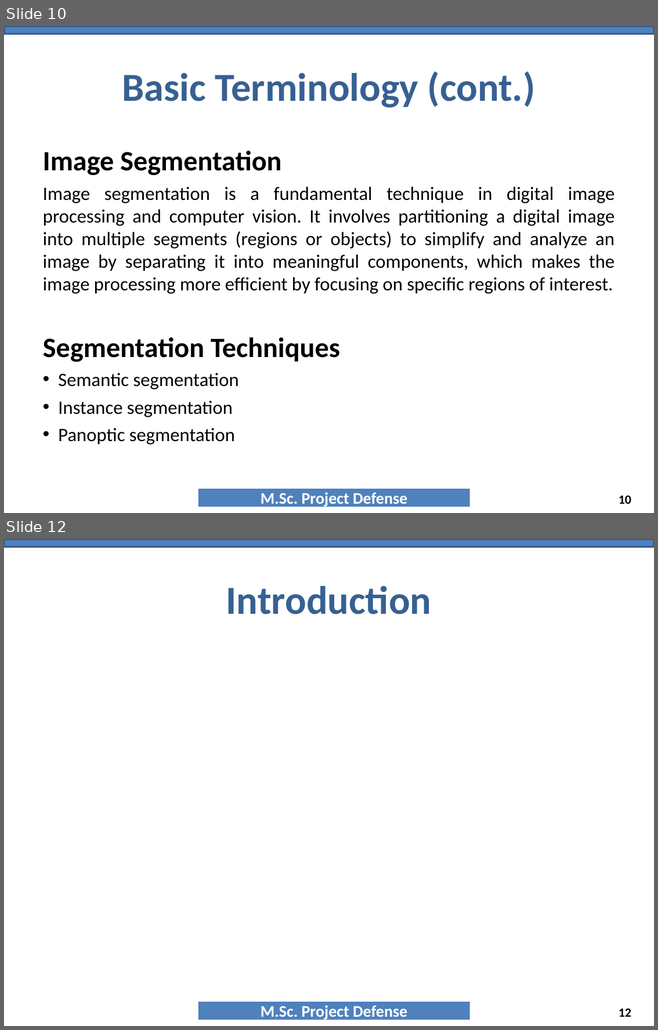
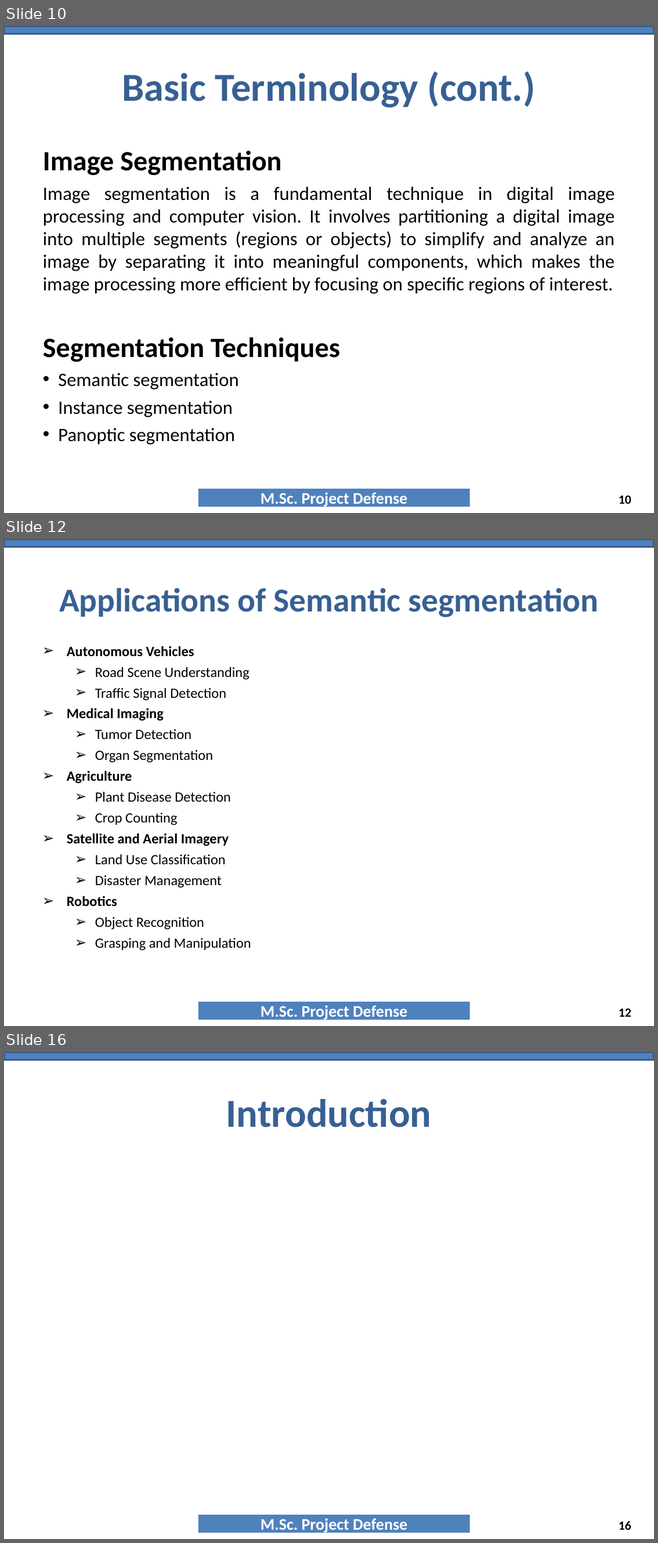
Before and after one commit to NAYANCSE27/msc-project, a slide deck: 9_PresentationTemplate_MscProject_CSE-057443.ppt. Shown one above the other, each under a label of ours: slides 10 and 12 before the commit, slides 10, 12 and 16 after it; the slides between them are not shown. The pictures are 658x1030 and 658x1543 pixels, drawn with LibreOffice and Linux fonts; fonts in the diff are those of the drawing; background and template pictures are left out. Boxes give left, top, right and bottom in pixels: in the first picture for what was removed or moved away, otherwise in the second. Text is boxed around its words. In the diff, an @@ line names an element or a change of style, - is before the commit and + after.

```diff
--- a/9_PresentationTemplate_MscProject_CSE-057443.ppt
+++ b/9_PresentationTemplate_MscProject_CSE-057443.ppt
@@ slide 12 added at (4, 539, 654, 1026), background #FFFFFF; not listed: 2 template elements that a slide beside it also shows @@
@@ title added at (59, 588, 598, 617), 37 pt, text #376092, bold @@
+Applications of Semantic segmentation
@@ text added at (67, 646, 251, 951), 15.7 pt, text #000000 @@
+➢ Autonomous Vehicles
+  ➢ Road Scene Understanding
+  ➢ Traffic Signal Detection
+➢ Medical Imaging
+  ➢ Tumor Detection
+  ➢ Organ Segmentation
+➢ Agriculture
+  ➢ Plant Disease Detection
+  ➢ Crop Counting
+➢ Satellite and Aerial Imagery
+  ➢ Land Use Classification
+  ➢ Disaster Management
+➢ Robotics
+  ➢ Object Recognition
+  ➢ Grasping and Manipulation
@@ page number added at (618, 1008, 631, 1017), 14 pt, text #000000, bold @@
+12
@@ what was slide 12 is now slide 16 @@
@@ page number at (618, 1521, 631, 1530): text changed @@
-12
+16
```
Also in this commit, not shown: 4 other slides added, 2 slides removed.
